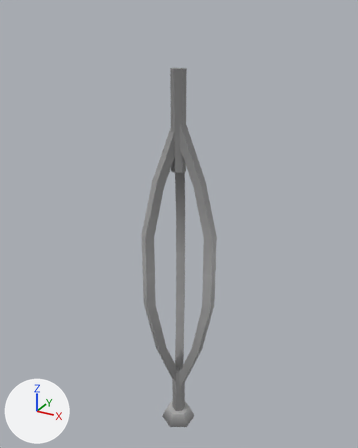
Before and after pictures for a commit that changed the FBX model Assets/Models/Exported Pack/Assets/MRT Pole.fbx.
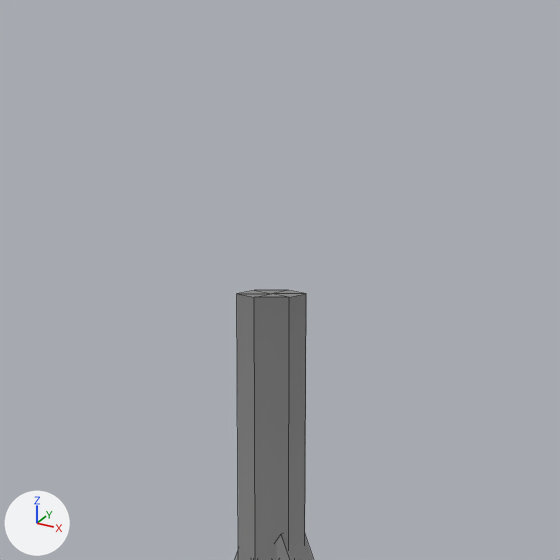
Each version is shown whole from a 50 mm lens placed at (0.93373, -1.74018, 0.05492), pointed at (0.90754, -1.69257, 0.03112), then close up on the part from 32% to 69% of the width and 0% to 29% of the height. The lights are fixed; the arrows at lower left show +X, +Y and +Z. The close-ups show mesh edges as thin lines. Where no turn or scale is listed for an object, it has been applied to the vertices.
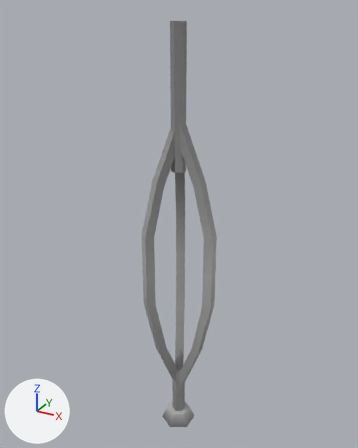
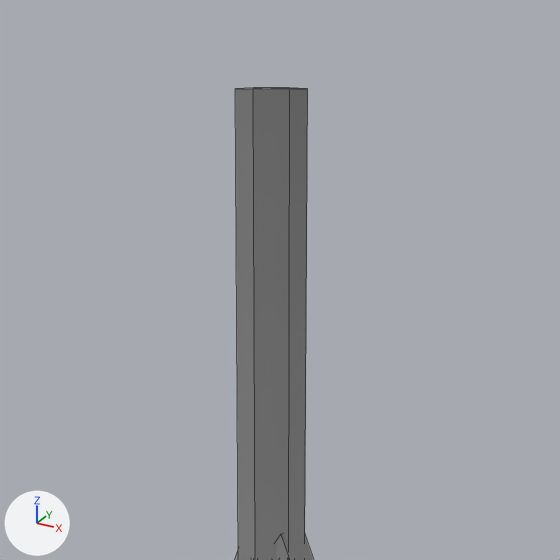
Pixel boxes (x1, y1, x2, y2) of what changed, in the close-ups (560 x 560 px; the box of a moved part takes in the faces that stretch with it):
'pCylinder116', reshaped
    before: (235, 290, 313, 560)
    after: (235, 88, 313, 560)
part 1 of me_mesh, moved or reshaped
    before: (237, 290, 306, 543)
    after: (235, 88, 308, 543)

Edits to the bpy script that builds the scene:
```text
Change me_mesh:
    where me_mesh.from_pydata(...)  # 125 vertices, 126 faces; spans x -0.0039..0.0039, y -0.004..0.004, z -0.0235..0.0235
    used by ob_pcylinder116; location = (0.90887, -1.69349, 0.02556)
    before: 89 (-0.0001, -0.0005, 0.0235) at pixel (289, 297), 90 (-0.0001, 0.0003, 0.0235) at pixel (306, 293), 91 (-0.0008, 0.0008, 0.0235) at pixel (288, 290), 92 (-0.0016, 0.0003, 0.0235) at pixel (254, 290), 93 (-0.0016, -0.0005, 0.0235) at pixel (236, 293)
    before: 94 (-0.0009, -0.0009, 0.0235) at pixel (254, 297), 96 (-0.0008, -0.0001, 0.0235) at pixel (271, 293)
    me_mesh part 1
    add for i in [*range(89, 95), 96]: me_mesh.vertices[i].co += Vector((0.0, 0.0, 0.0045))
```
